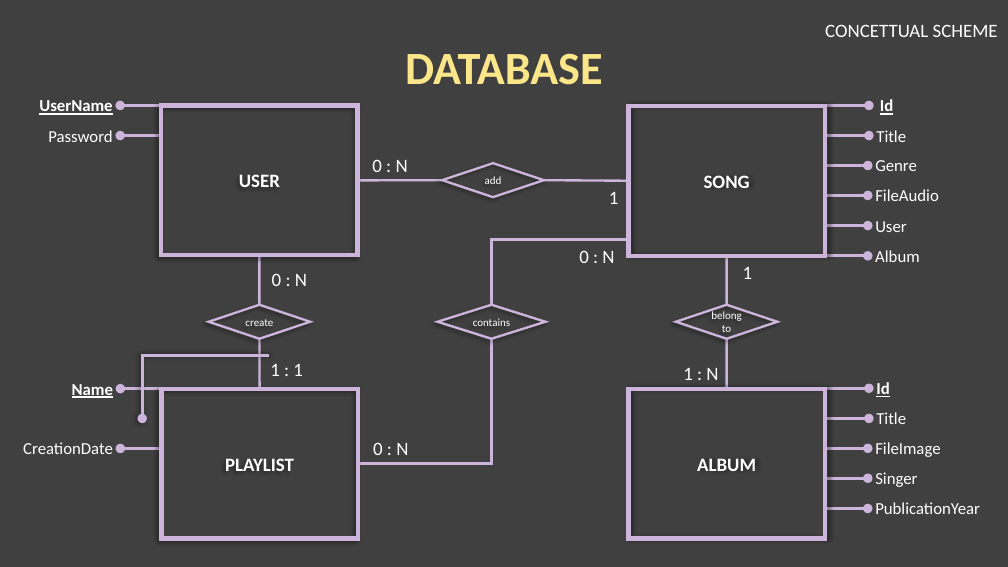
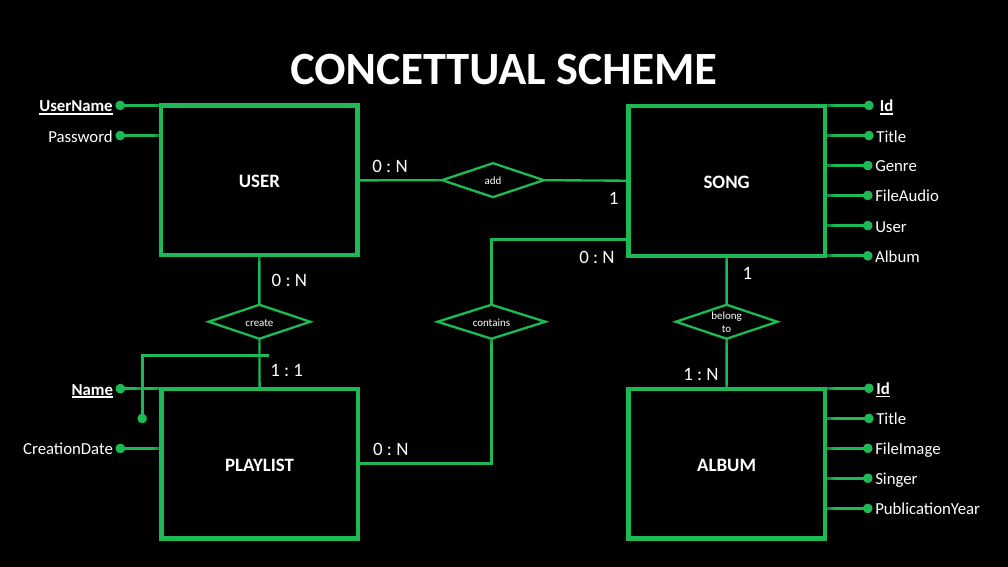
Before and after one commit to campanamattia/tiw.project-html, a slide deck: slide 3 of delivers/THE PLAYLIST.pptx (slide 2 before the commit). Drawn at 1008x567 pixels with LibreOffice and Linux fonts; fonts in the diff are those of the drawing. Boxes give left, top, right and bottom in pixels: in the first picture for what was removed or moved away, otherwise in the second. Text is boxed around its words. In the diff, an @@ line names an element or a change of style, - is before the commit and + after.

```diff
--- a/delivers/THE PLAYLIST.pptx
+++ b/delivers/THE PLAYLIST.pptx
@@ background #404040 to #000000 @@
@@ text removed at (825,24,998,37) @@
-CONCETTUAL SCHEME
@@ title at (290,53,717,85): text changed; text colour #FCE68A to #FFFFFF @@
-DATABASE
+CONCETTUAL SCHEME
@@ arrow (120, 105) - (164, 105): stroke #CCB4DB 3 pt to #1DB954 3 pt @@
@@ arrow (869, 105) - (825, 105): stroke #CCB4DB 3 pt to #1DB954 3 pt @@
@@ arrow (120, 135) - (162, 135): stroke #CCB4DB 3 pt to #1DB954 3 pt @@
@@ arrow (869, 135) - (825, 135): stroke #CCB4DB 3 pt to #1DB954 3 pt @@
@@ arrow (868, 166) - (824, 166): stroke #CCB4DB 3 pt to #1DB954 3 pt @@
@@ line (358, 181) - (442, 180): stroke #CCB4DB 2.25 pt to #1DB954 2.25 pt @@
@@ line (544, 180) - (628, 181): stroke #CCB4DB 2.25 pt to #1DB954 2.25 pt @@
@@ arrow (868, 195) - (824, 195): stroke #CCB4DB 3 pt to #1DB954 3 pt @@
@@ arrow (868, 225) - (824, 225): stroke #CCB4DB 3 pt to #1DB954 3 pt @@
@@ line (259, 256) - (259, 305): stroke #CCB4DB 2.25 pt to #1DB954 2.25 pt @@
@@ elbow line (492, 305) - (630, 240): stroke #CCB4DB 2.25 pt to #1DB954 2.25 pt @@
@@ line (727, 256) - (727, 305): stroke #CCB4DB 2.25 pt to #1DB954 2.25 pt @@
@@ arrow (868, 256) - (824, 256): stroke #CCB4DB 3 pt to #1DB954 3 pt @@
@@ outline #CCB4DB 2.25 pt to #1DB954 2.25 pt in 4 elements at (209,305,310,339), (438,305,546,339), (442,163,544,197), (676,305,777,339) @@
@@ elbow arrow (269, 356) - (142, 418): stroke #CCB4DB 3 pt to #1DB954 3 pt @@
@@ line (259, 339) - (259, 389): stroke #CCB4DB 2.25 pt to #1DB954 2.25 pt @@
@@ elbow line (358, 464) - (492, 339): stroke #CCB4DB 2.25 pt to #1DB954 2.25 pt @@
@@ line (727, 339) - (727, 389): stroke #CCB4DB 2.25 pt to #1DB954 2.25 pt @@
@@ arrow (120, 389) - (165, 389): stroke #CCB4DB 3 pt to #1DB954 3 pt @@
@@ outline #CCB4DB 4 pt to #1DB954 4 pt in 4 elements at (161,105,358,255), (162,389,358,538), (628,106,825,256), (628,389,825,538) @@
@@ arrow (869, 389) - (825, 389): stroke #CCB4DB 3 pt to #1DB954 3 pt @@
@@ arrow (869, 418) - (825, 418): stroke #CCB4DB 3 pt to #1DB954 3 pt @@
@@ arrow (120, 448) - (163, 448): stroke #CCB4DB 3 pt to #1DB954 3 pt @@
@@ arrow (868, 448) - (824, 448): stroke #CCB4DB 3 pt to #1DB954 3 pt @@
@@ arrow (868, 479) - (824, 479): stroke #CCB4DB 3 pt to #1DB954 3 pt @@
@@ arrow (868, 509) - (824, 509): stroke #CCB4DB 3 pt to #1DB954 3 pt @@
```
Also in this commit, not shown: 2 other slides changed, 10 slides added, 1 slide removed, 1 other file.
